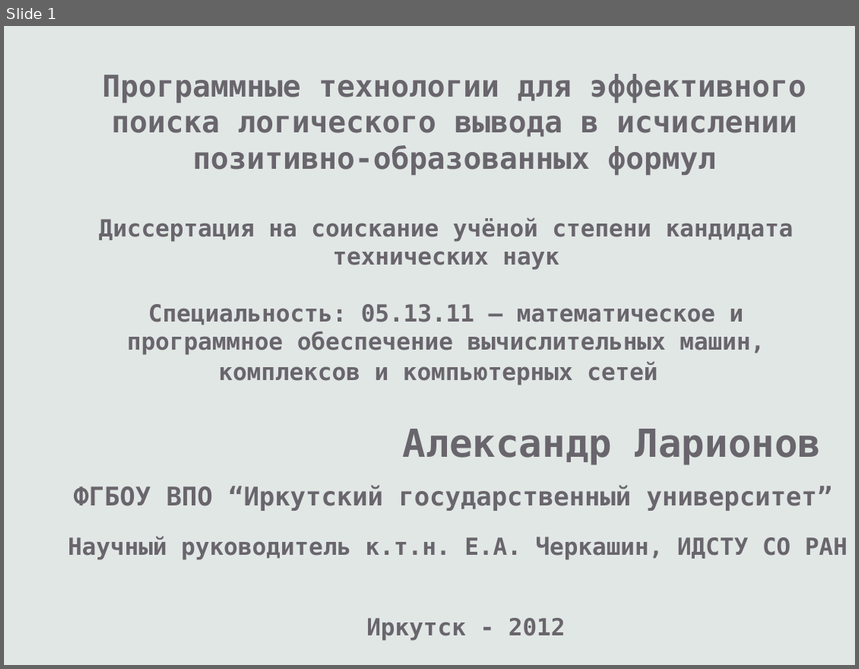
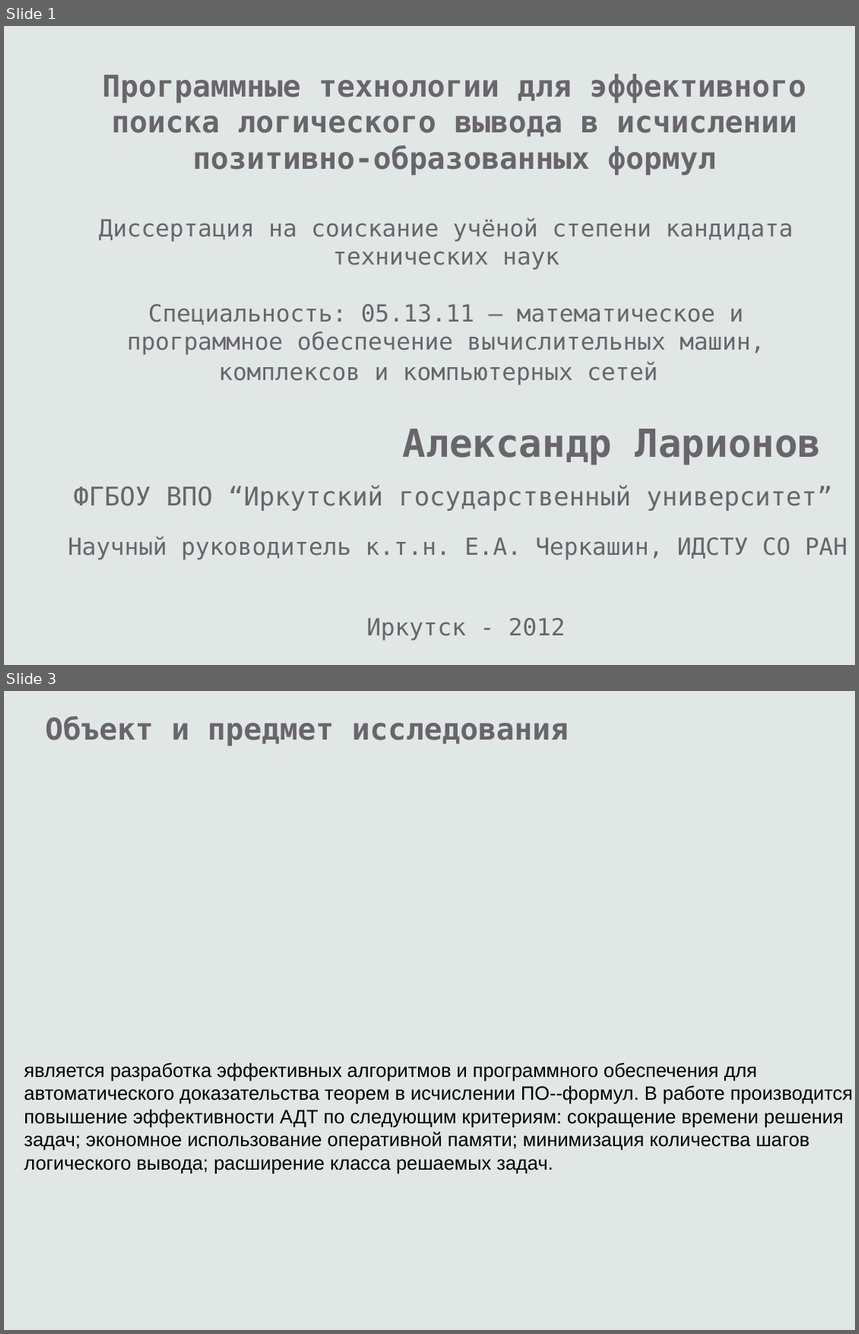
Before and after one commit to eugeneai/prisnif, a slide deck: brick/pres/pacman.odp. Shown one above the other, each under a label of ours: slide 1 before the commit, slides 1 and 3 after it; the slides between them are not shown. The pictures are 859x669 and 859x1334 pixels, drawn with LibreOffice and Linux fonts; fonts in the diff are those of the drawing. Boxes give left, top, right and bottom in pixels: in the first picture for what was removed or moved away, otherwise in the second. Text is boxed around its words. In the diff, an @@ line names an element or a change of style, - is before the commit and + after.

```diff
--- a/brick/pres/pacman.odp
+++ b/brick/pres/pacman.odp
@@ slide 3 added at [4,691,855,1330], background #E1E7E5 @@
@@ text added at [45,716,569,746], 28 pt, text #69656C, bold @@
+Объект и предмет исследования
@@ text added at [24,1063,853,1174], 18 pt, text #000000 @@
+является разработка эффективных алгоритмов и программного обеспечения для автоматического доказательства теорем в исчислении ПО--формул. В работе производится повышение эффективности АДТ по следующим критериям: сокращение времени решения задач; экономное использование оперативной памяти; минимизация количества шагов логического вывода; расширение класса решаемых задач.
@@ slide 1 changed as well @@
@@ bold off in 4 elements at [73,485,833,511], [99,218,794,385], [367,618,566,641], [68,536,848,560] @@
```
Also in this commit, not shown: 18 other slides added, 2 other files.
